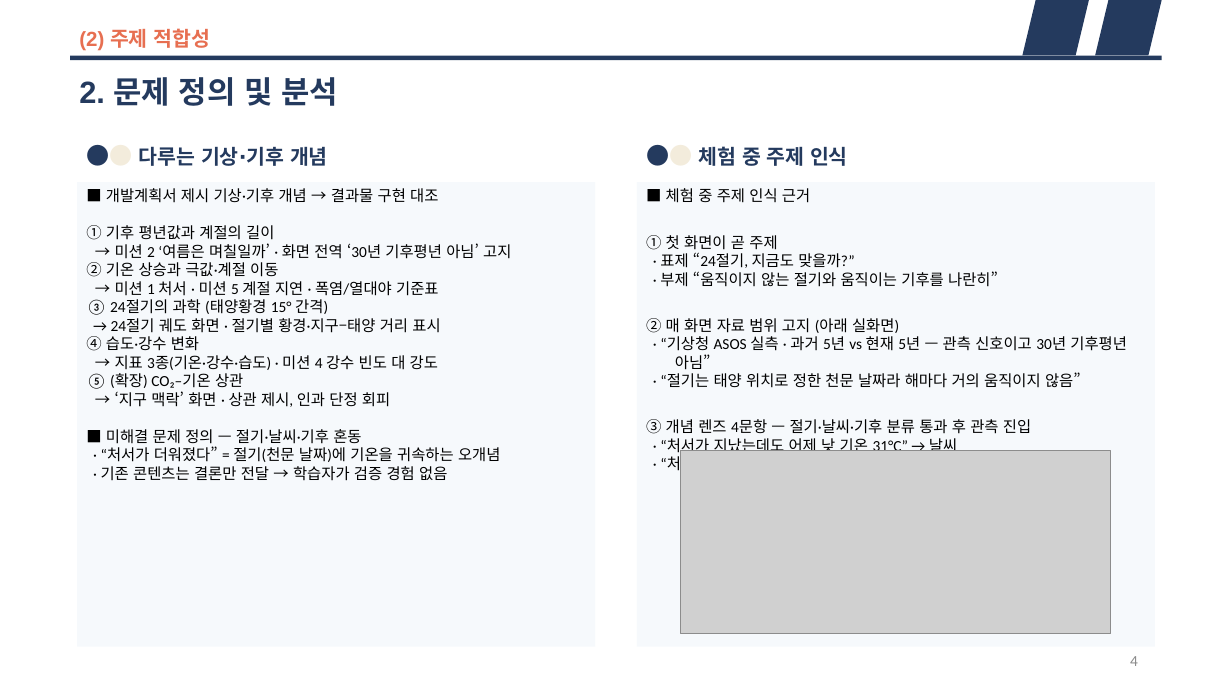
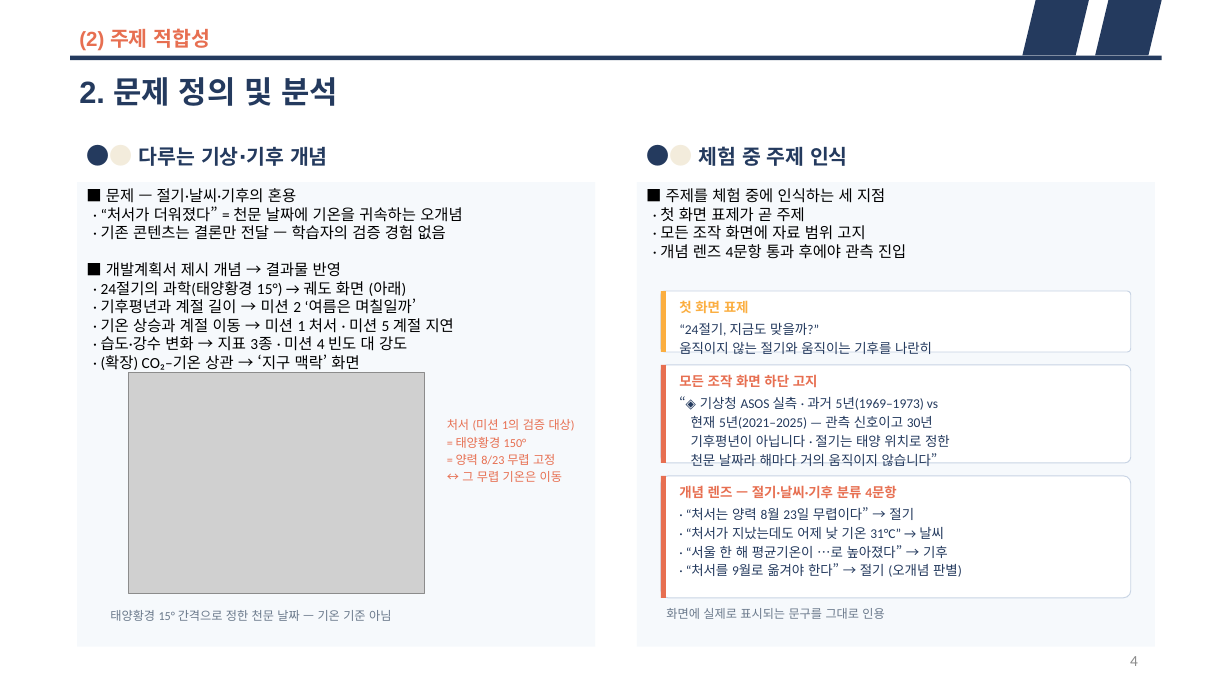
Before and after one commit to DONGJUN92/weather-24solar-terms, a slide deck: slide 4 of 발표자료_Weather24_본선.pptx. Drawn at 1232x693 pixels with LibreOffice and Linux fonts; fonts in the diff are those of the drawing; grey boxes stand for pictures. Boxes give left, top, right and bottom in pixels: in the first picture for what was removed or moved away, otherwise in the second. Text is boxed around its words. In the diff, an @@ line names an element or a change of style, - is before the commit and + after.

```diff
--- a/발표자료_Weather24_본선.pptx
+++ b/발표자료_Weather24_본선.pptx
@@ text in rectangle at <box>101,188,462,373</box>: text changed @@
-■ 개발계획서 제시 기상·기후 개념 → 결과물 구현 대조
-① 기후 평년값과 계절의 길이
-→ 미션 2 ‘여름은 며칠일까’ · 화면 전역 ‘30년 기후평년 아님’ 고지
-② 기온 상승과 극값·계절 이동
-→ 미션 1 처서 · 미션 5 계절 지연 · 폭염/열대야 기준표
-③ 24절기의 과학 (태양황경 15° 간격)
-→ 24절기 궤도 화면 · 절기별 황경·지구–태양 거리 표시
-④ 습도·강수 변화
-→ 지표 3종(기온·강수·습도) · 미션 4 강수 빈도 대 강도
-⑤ (확장) CO₂–기온 상관
-→ ‘지구 맥락’ 화면 · 상관 제시, 인과 단정 회피
-■ 미해결 문제 정의 — 절기·날씨·기후 혼동
-· “처서가 더워졌다” = 절기(천문 날짜)에 기온을 귀속하는 오개념
-· 기존 콘텐츠는 결론만 전달 → 학습자가 검증 경험 없음
+■ 문제 — 절기·날씨·기후의 혼용
+· “처서가 더워졌다” = 천문 날짜에 기온을 귀속하는 오개념
+· 기존 콘텐츠는 결론만 전달 — 학습자의 검증 경험 없음
+■ 개발계획서 제시 개념 → 결과물 반영
+· 24절기의 과학(태양황경 15°) → 궤도 화면 (아래)
+· 기후평년과 계절 길이 → 미션 2 ‘여름은 며칠일까’
+· 기온 상승과 계절 이동 → 미션 1 처서 · 미션 5 계절 지연
+· 습도·강수 변화 → 지표 3종 · 미션 4 빈도 대 강도
+· (확장) CO₂–기온 상관 → ‘지구 맥락’ 화면
@@ text in rectangle at <box>660,188,906,259</box>: text changed @@
-■ 체험 중 주제 인식 근거
-① 첫 화면이 곧 주제
-· 표제 “24절기, 지금도 맞을까?”
-· 부제 “움직이지 않는 절기와 움직이는 기후를 나란히”
-② 매 화면 자료 범위 고지 (아래 실화면)
-· “기상청 ASOS 실측 · 과거 5년 vs 현재 5년 — 관측 신호이고 30년 기후평년 아님”
-· “절기는 태양 위치로 정한 천문 날짜라 해마다 거의 움직이지 않음”
-③ 개념 렌즈 4문항 — 절기·날씨·기후 분류 통과 후 관측 진입
-· “처서가 지났는데도 어제 낮 기온 31°C” → 날씨
-· “처서를 9월로 옮겨야 한다” → 절기(오개념 판별 문항)
+■ 주제를 체험 중에 인식하는 세 지점
+· 첫 화면 표제가 곧 주제
+· 모든 조작 화면에 자료 범위 고지
+· 개념 렌즈 4문항 통과 후에야 관측 진입
@@ rounded rectangle added at <box>661,291,1130,352</box>, fill #FFFFFF, outline #C8D4E4 0.75 pt @@
@@ rectangle added at <box>661,291,666,352</box>, fill #FBAE40 @@
@@ text added at <box>679,300,749,313</box>, 10.5 pt, text #FBAE40, bold @@
+첫 화면 표제
@@ text added at <box>679,323,932,354</box>, 10.5 pt, text #243A5E @@
+“24절기, 지금도 맞을까?”
+움직이지 않는 절기와 움직이는 기후를 나란히
@@ picture added at <box>129,372,425,593</box> @@
@@ rounded rectangle added at <box>661,365,1130,463</box>, fill #FFFFFF, outline #C8D4E4 0.75 pt @@
@@ rectangle added at <box>661,365,666,463</box>, fill #E76F51 @@
@@ text added at <box>679,374,818,387</box>, 10.5 pt, text #E76F51, bold @@
+모든 조작 화면 하단 고지
@@ text added at <box>447,419,575,482</box>, 9.5 pt, text #E76F51 @@
+처서 (미션 1의 검증 대상)
+= 태양황경 150°
+= 양력 8/23 무렵 고정
+↔ 그 무렵 기온은 이동
@@ text added at <box>691,397,950,466</box>, 10.5 pt, text #243A5E @@
+“◈ 기상청 ASOS 실측 · 과거 5년(1969–1973) vs
+현재 5년(2021–2025) — 관측 신호이고 30년
+기후평년이 아닙니다 · 절기는 태양 위치로 정한
+천문 날짜라 해마다 거의 움직이지 않습니다”
@@ rounded rectangle added at <box>661,476,1130,598</box>, fill #FFFFFF, outline #C8D4E4 0.75 pt @@
@@ rectangle added at <box>661,476,666,598</box>, fill #E76F51 @@
@@ picture removed at <box>681,451,1111,634</box> @@
@@ text added at <box>679,485,896,498</box>, 10.5 pt, text #E76F51, bold @@
+개념 렌즈 — 절기·날씨·기후 분류 4문항
@@ text added at <box>686,507,962,577</box>, 10.5 pt, text #243A5E @@
+· “처서는 양력 8월 23일 무렵이다” → 절기
+· “처서가 지났는데도 어제 낮 기온 31°C” → 날씨
+· “서울 한 해 평균기온이 …로 높아졌다” → 기후
+· “처서를 9월로 옮겨야 한다” → 절기 (오개념 판별)
@@ text added at <box>110,610,391,621</box>, 9.5 pt, text #6B7A8C @@
+태양황경 15° 간격으로 정한 천문 날짜 — 기온 기준 아님
@@ text added at <box>666,608,884,619</box>, 9.5 pt, text #6B7A8C @@
+화면에 실제로 표시되는 문구를 그대로 인용
```
Also in this commit, not shown: 6 other slides changed, 6 other files.
